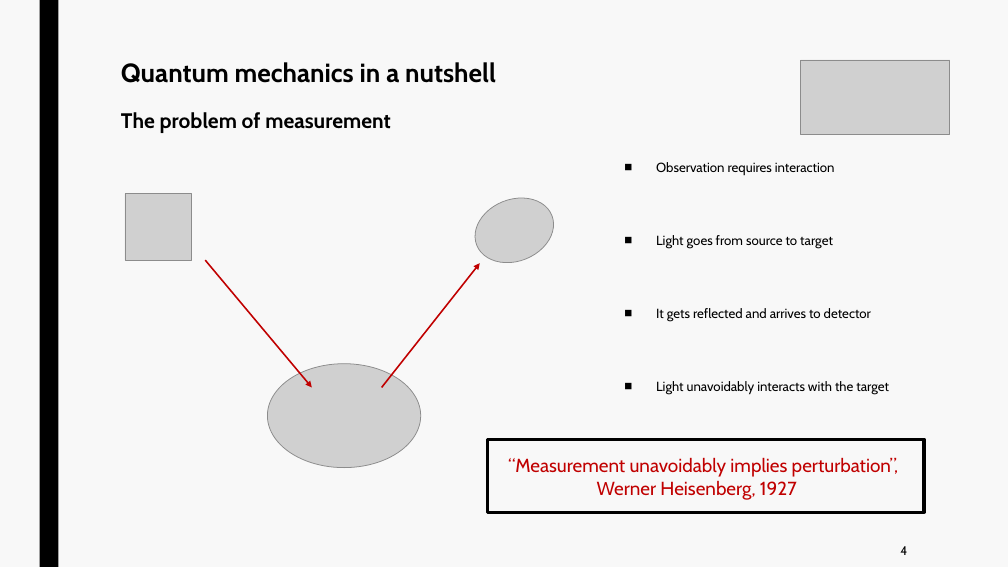
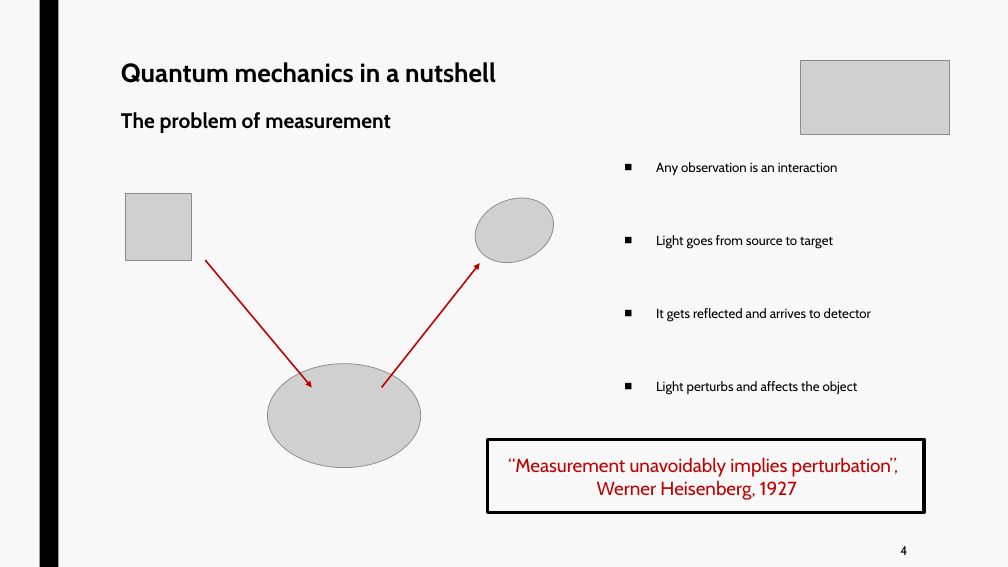
Before and after one commit to jurtasun/presentations, a slide deck: slide 5 of 202410_mrc_symposium/202410_mrc_symposium.ppt. Drawn at 1008x567 pixels with LibreOffice and Linux fonts; fonts in the diff are those of the drawing; grey boxes stand for pictures; background and template pictures are left out. Boxes give left, top, right and bottom in pixels: in the first picture for what was removed or moved away, otherwise in the second. Text is boxed around its words. In the diff, an @@ line names an element or a change of style, - is before the commit and + after.

```diff
--- a/202410_mrc_symposium/202410_mrc_symposium.ppt
+++ b/202410_mrc_symposium/202410_mrc_symposium.ppt
@@ text at [656,162,838,175]: text changed @@
-■ Observation requires interaction
+■ Any observation is an interaction
@@ text at [656,381,858,395]: text changed @@
-■ Light unavoidably interacts with the target
+■ Light perturbs and affects the object
```
Also in this commit, not shown: 3 other slides changed, 1 slide added, 2 slides removed, 3 other files.
